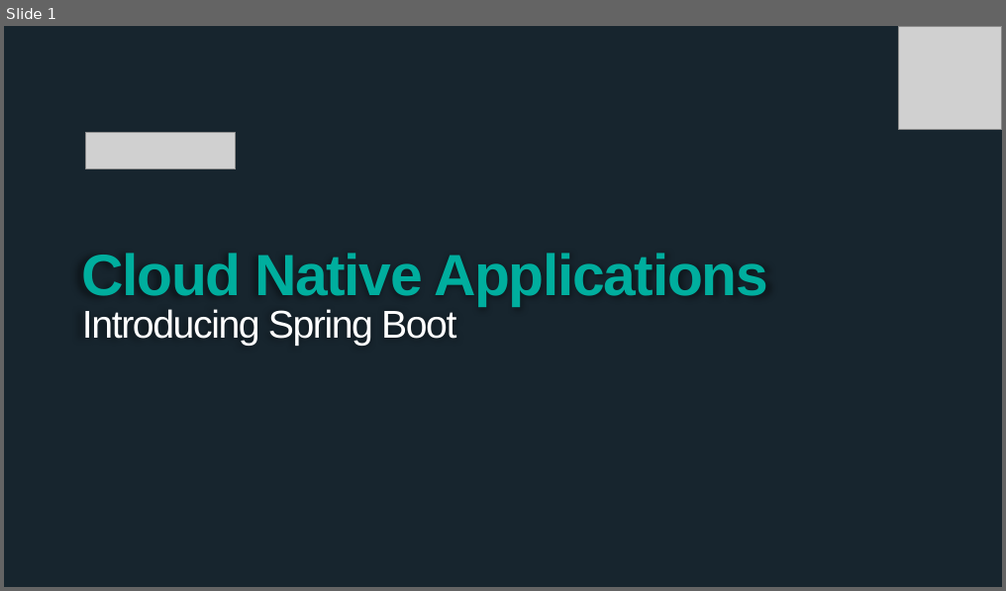
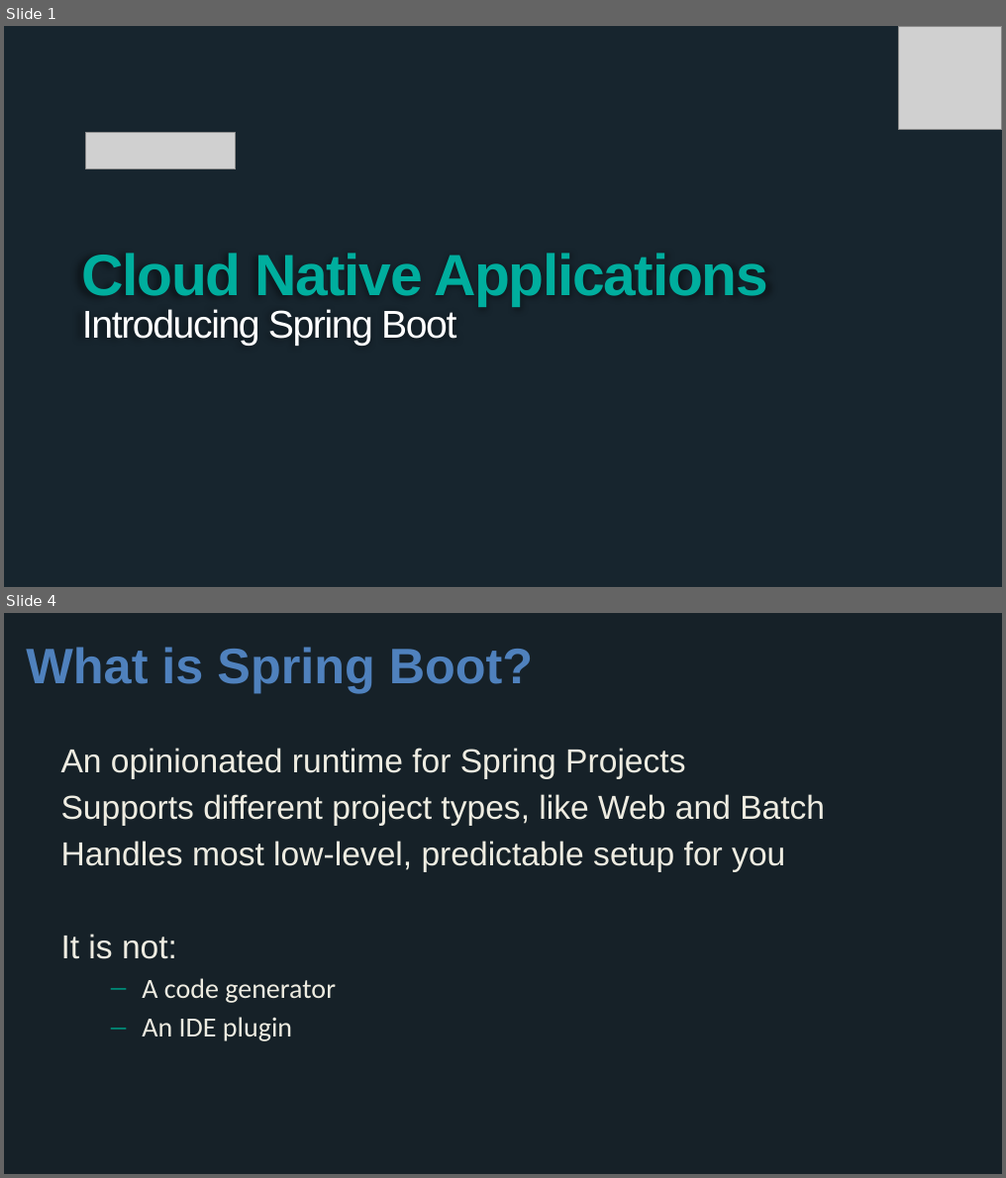
Before and after one commit to wxlund/CN-Workshop-Boeing, a slide deck: presentations/Session_2_Intro_Boot.pptx. Shown one above the other, each under a label of ours: slide 1 before the commit, slides 1 and 4 after it; the slides between them are not shown. The pictures are 1006x591 and 1006x1178 pixels, drawn with LibreOffice and Linux fonts; fonts in the diff are those of the drawing; grey boxes stand for pictures; background and template pictures are left out. Boxes give left, top, right and bottom in pixels: in the first picture for what was removed or moved away, otherwise in the second. Text is boxed around its words. In the diff, an @@ line names an element or a change of style, - is before the commit and + after.

```diff
--- a/presentations/Session_2_Intro_Boot.pptx
+++ b/presentations/Session_2_Intro_Boot.pptx
@@ slide 4 added at [4,613,1002,1174], background #162128 @@
@@ title added at [26,647,533,693], 36 pt, text #4F81BD, bold @@
+What is Spring Boot?
@@ text added at [61,748,825,1042], 24 pt, text #EEECE1 @@
+An opinionated runtime for Spring Projects
+Supports different project types, like Web and Batch
+Handles most low-level, predictable setup for you
+It is not:
+  – A code generator
+  – An IDE plugin
```
Also in this commit, not shown: 19 other slides added, 1 slide removed.
